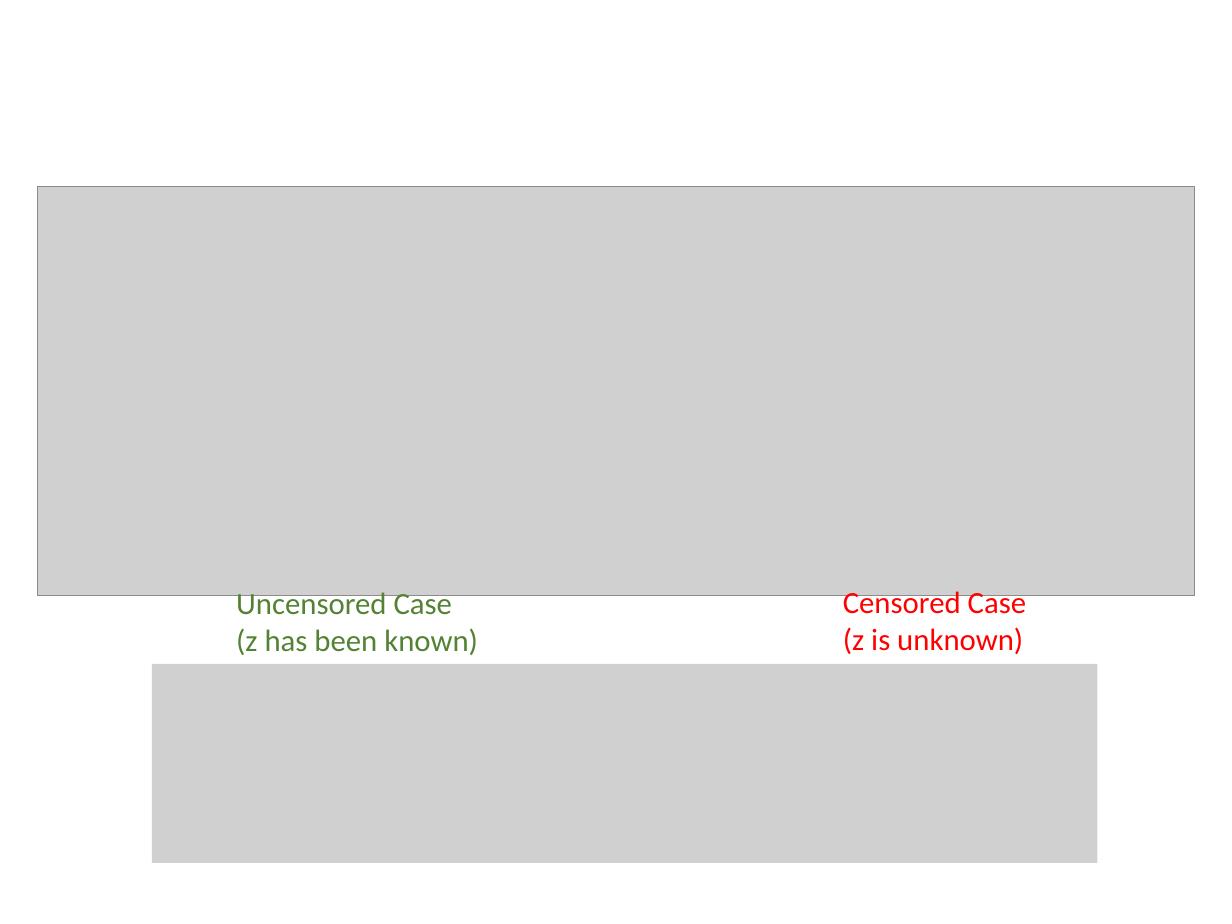
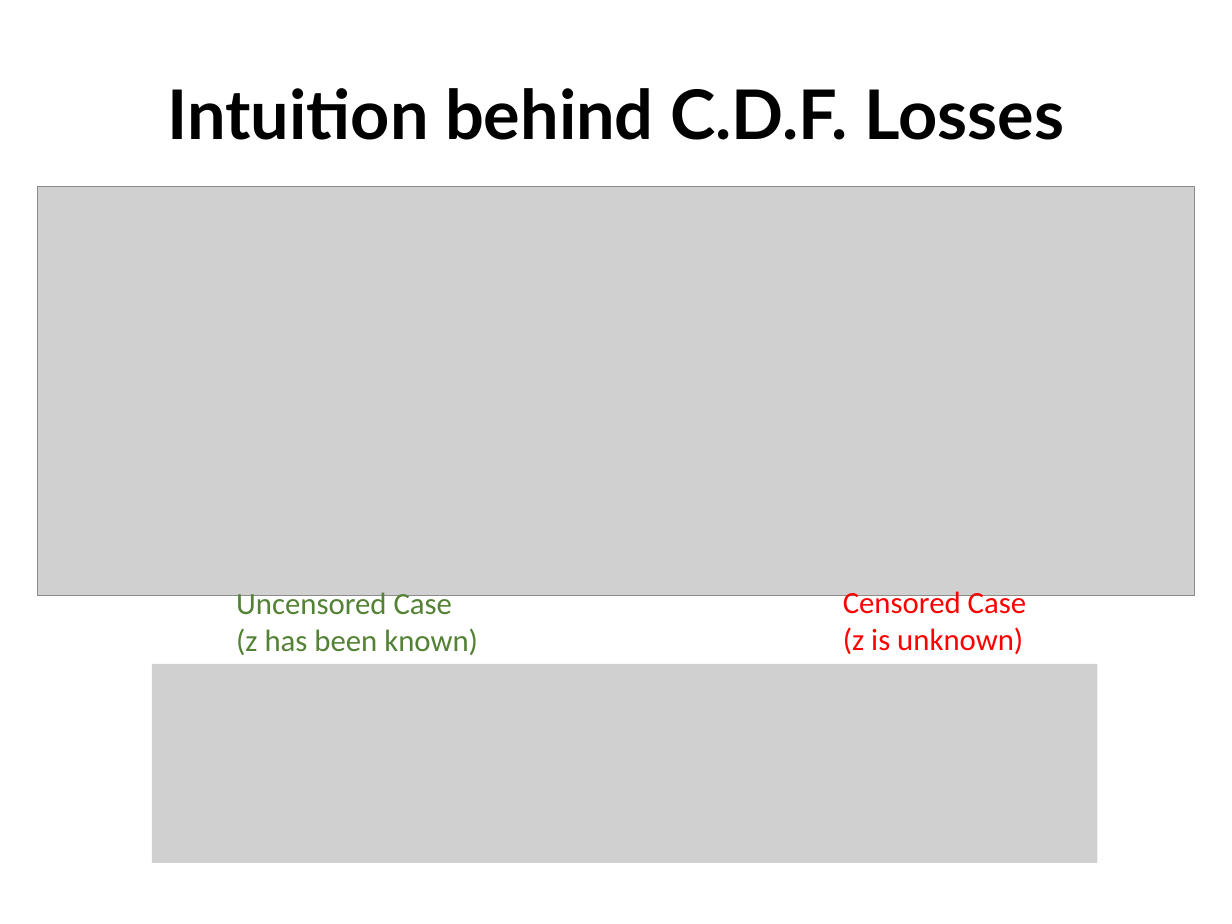
Before and after one commit to rk2900/DRSA, a slide deck: slide 24 of deep-recurrent-survival-analysis.pptx (slide 23 before the commit). Drawn at 1232x924 pixels with LibreOffice and Linux fonts; fonts in the diff are those of the drawing; grey boxes stand for pictures; background and template pictures are left out. Boxes give left, top, right and bottom in pixels: in the first picture for what was removed or moved away, otherwise in the second. Text is boxed around its words. In the diff, an @@ line names an element or a change of style, - is before the commit and + after.

```diff
--- a/deep-recurrent-survival-analysis.pptx
+++ b/deep-recurrent-survival-analysis.pptx
@@ title added at [168,88,1064,140], 40 pt, text #000000, bold @@
+Intuition behind C.D.F. Losses
```
Also in this commit, not shown: 9 other slides changed, 6 slides added, 3 slides removed.
